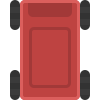
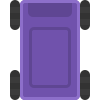
The second 100 × 100 image is a revision of the first. Changes to its layers:
pixels changed over [20,0,80,100] (layer not identified)
